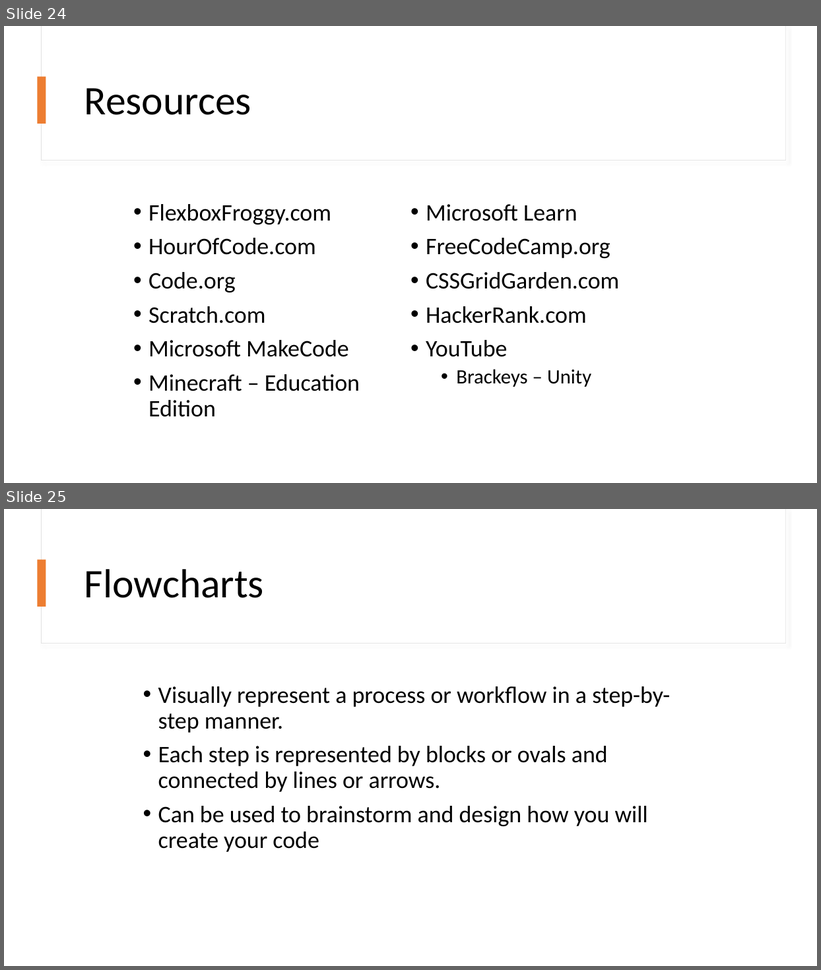
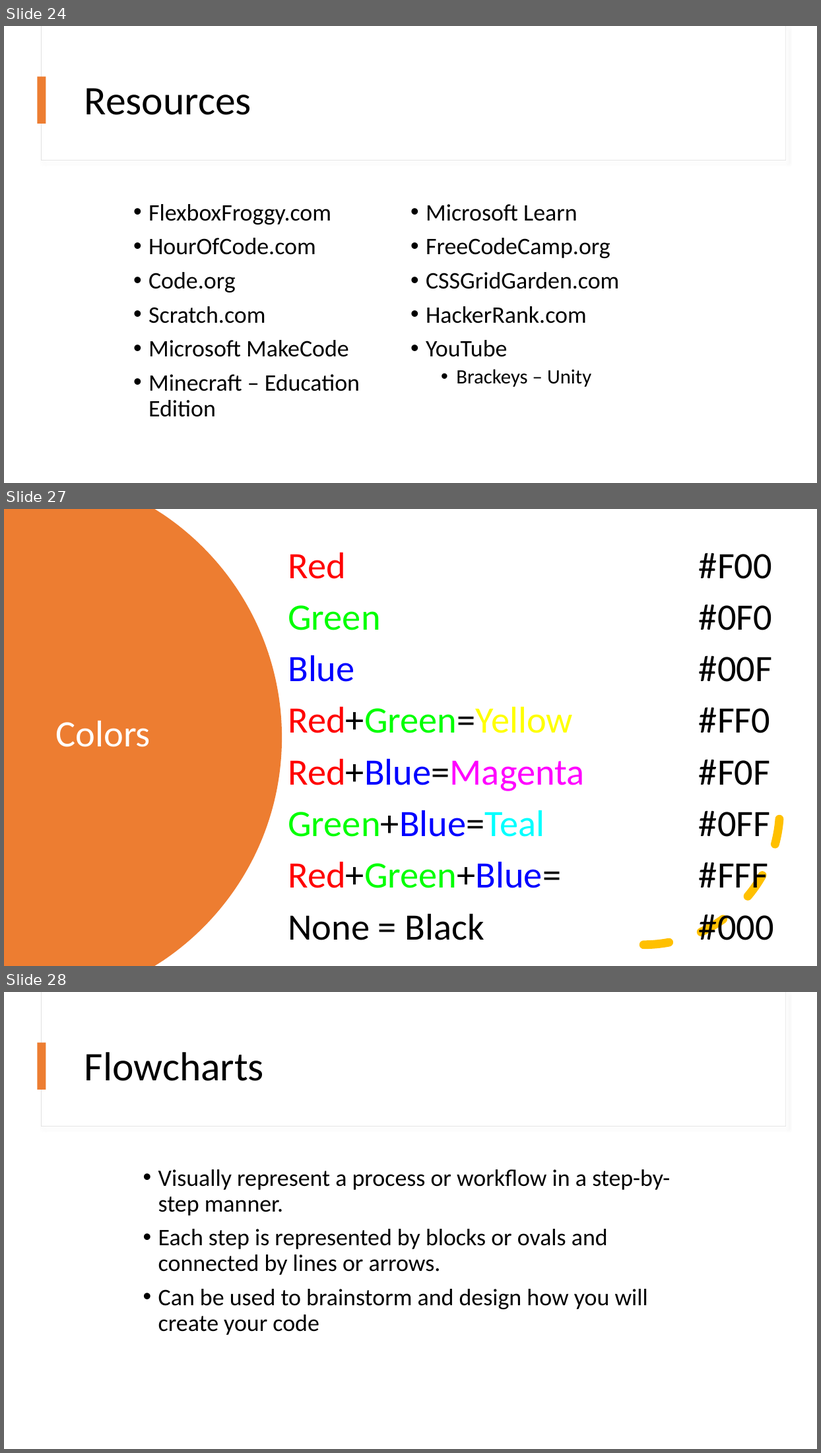
Before and after one commit to kevmoens/ThatConference2022, a slide deck: ThatConference2022.pptx. Shown one above the other, each under a label of ours: slides 24 and 25 before the commit, slides 24, 27 and 28 after it; the slides between them are not shown. The pictures are 821x970 and 821x1453 pixels, drawn with LibreOffice and Linux fonts; fonts in the diff are those of the drawing. Boxes give left, top, right and bottom in pixels: in the first picture for what was removed or moved away, otherwise in the second. Text is boxed around its words. In the diff, an @@ line names an element or a change of style, - is before the commit and + after.

```diff
--- a/ThatConference2022.pptx
+++ b/ThatConference2022.pptx
@@ slide 27 added at <box>4,509,817,966</box>, background #FFFFFF @@
@@ freeform shape added at <box>4,509,282,966</box>, fill #ED7D31 @@
@@ table added at <box>282,540,807,947</box>, 8 rows, 2 columns @@
+Red | #F00
+Green | #0F0
+Blue | #00F
+Red+Green=Yellow | #FF0
+Red+Blue=Magenta | #F0F
+Green+Blue=Teal | #0FF
+Red+Green+Blue=White | #FFF
+None = Black | #000
@@ arc (boxed as its full ellipse) added at <box>508,673,781,946</box>, outline #FFC000 10 pt dashed @@
@@ title added at <box>56,720,151,747</box>, 44 pt, text #FFFFFF @@
+Colors
@@ what was slide 25 is now slide 28 @@
```
Also in this commit, not shown: 3 slides changed, 2 other slides added.
